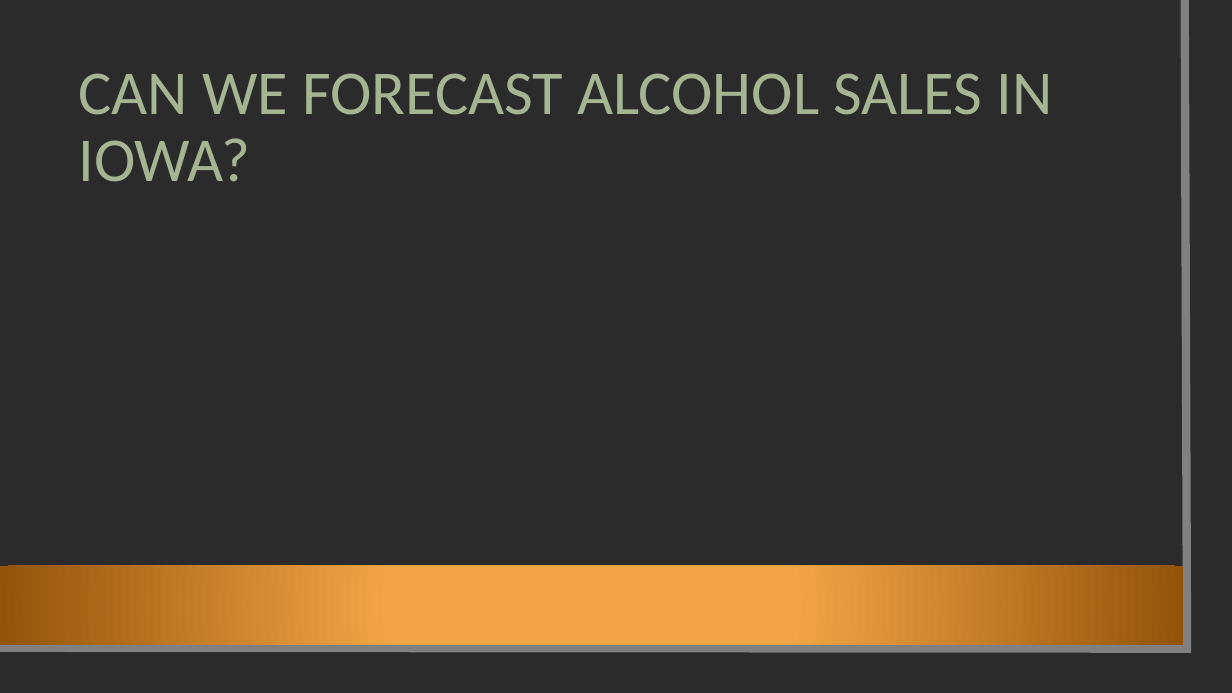
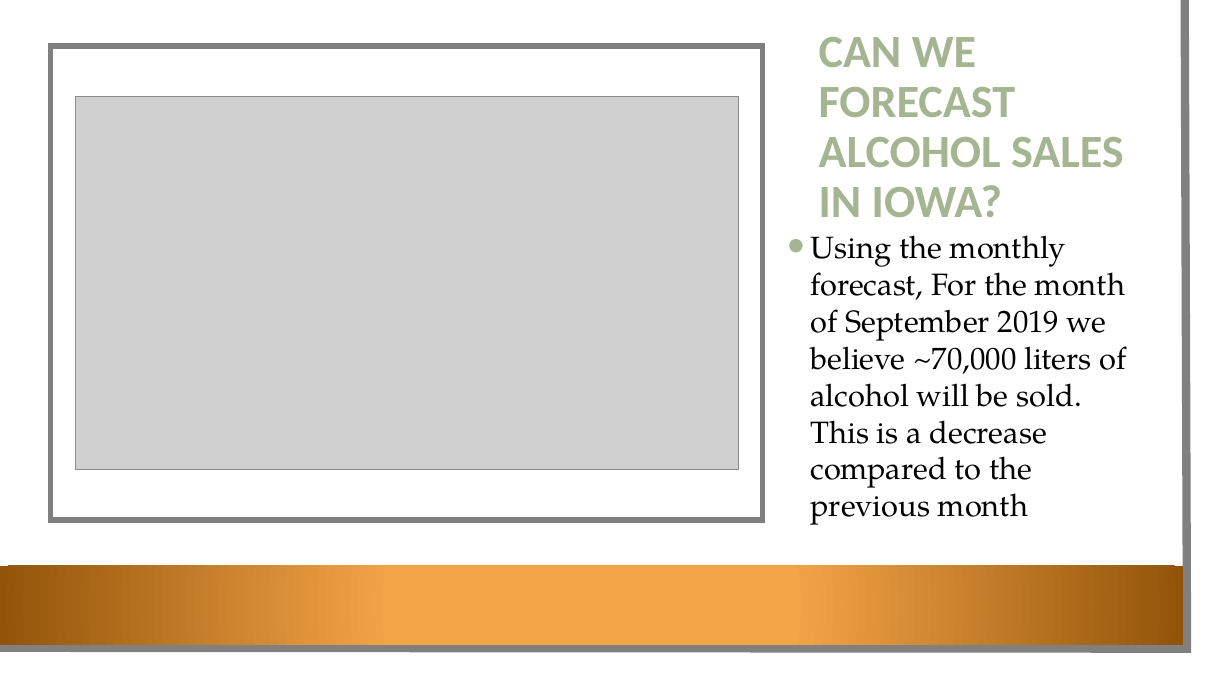
Before and after one commit to loriepeach1/project3_iowa, a slide deck: slide 16 of other/presentation.pptx (slide 12 before the commit). Drawn at 1232x693 pixels with LibreOffice and Linux fonts; fonts in the diff are those of the drawing; grey boxes stand for pictures; background and template pictures are left out; a plain dark background stands for a picture behind light text. Boxes give left, top, right and bottom in pixels: in the first picture for what was removed or moved away, otherwise in the second. Text is boxed around its words. In the diff, an @@ line names an element or a change of style, - is before the commit and + after.

```diff
--- a/other/presentation.pptx
+++ b/other/presentation.pptx
@@ rectangle removed at (x1=0, y1=0, x2=1211, y2=672) @@
@@ freeform shape removed at (x1=0, y1=0, x2=1188, y2=649) @@
@@ rectangle added at (x1=0, y1=0, x2=1211, y2=672), fill #FFFFFF @@
@@ freeform shape added at (x1=0, y1=0, x2=1188, y2=649), outline #808080 6.5 pt @@
@@ rectangle added at (x1=51, y1=46, x2=763, y2=519), fill #FFFFFF, outline #808080 4.5 pt @@
@@ title "CAN WE FORECAST ALCOHOL SALES ..." moved from (x1=79, y1=73, x2=1052, y2=182) to (x1=819, y1=37, x2=1124, y2=217) @@
@@ title "CAN WE FORECAST ALCOHOL SALES ..." at (x1=819, y1=37, x2=1124, y2=217): size 48.6 to 36 pt, bold on @@
@@ picture added at (x1=76, y1=96, x2=738, y2=469) @@
@@ text added at (x1=810, y1=235, x2=1127, y2=525), 24 pt, text #000000 @@
+• Using the monthly forecast, For the month of September 2019 we believe ~70,000 liters of alcohol will be sold. This is a decrease compared to the previous month
@@ rectangle added at (x1=0, y1=566, x2=1183, y2=644), fill gradient #F3A447 to #93540A @@
```
Also in this commit, not shown: 3 other slides changed, 5 slides added, 1 slide removed, 1 other file.
